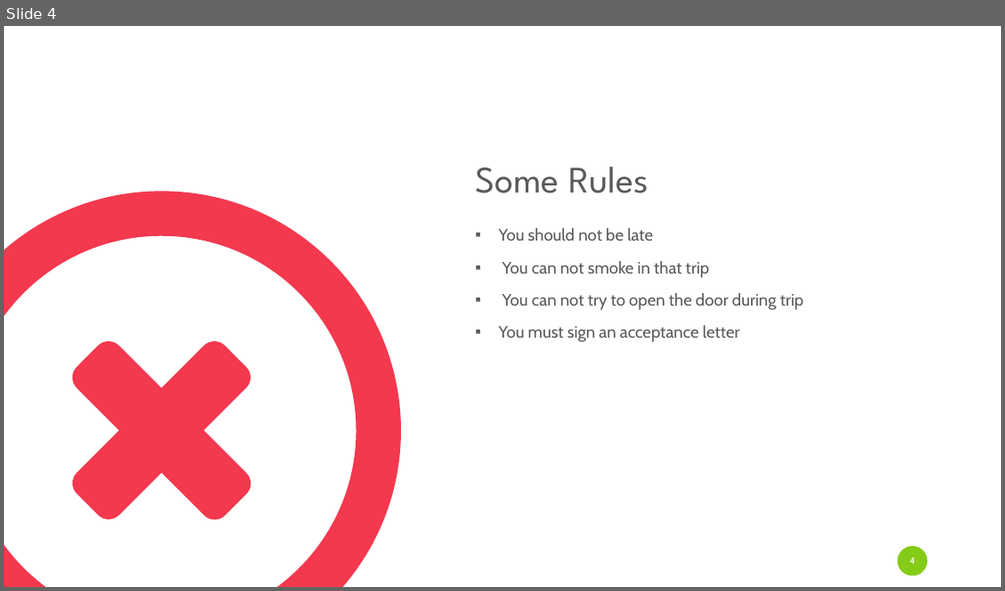
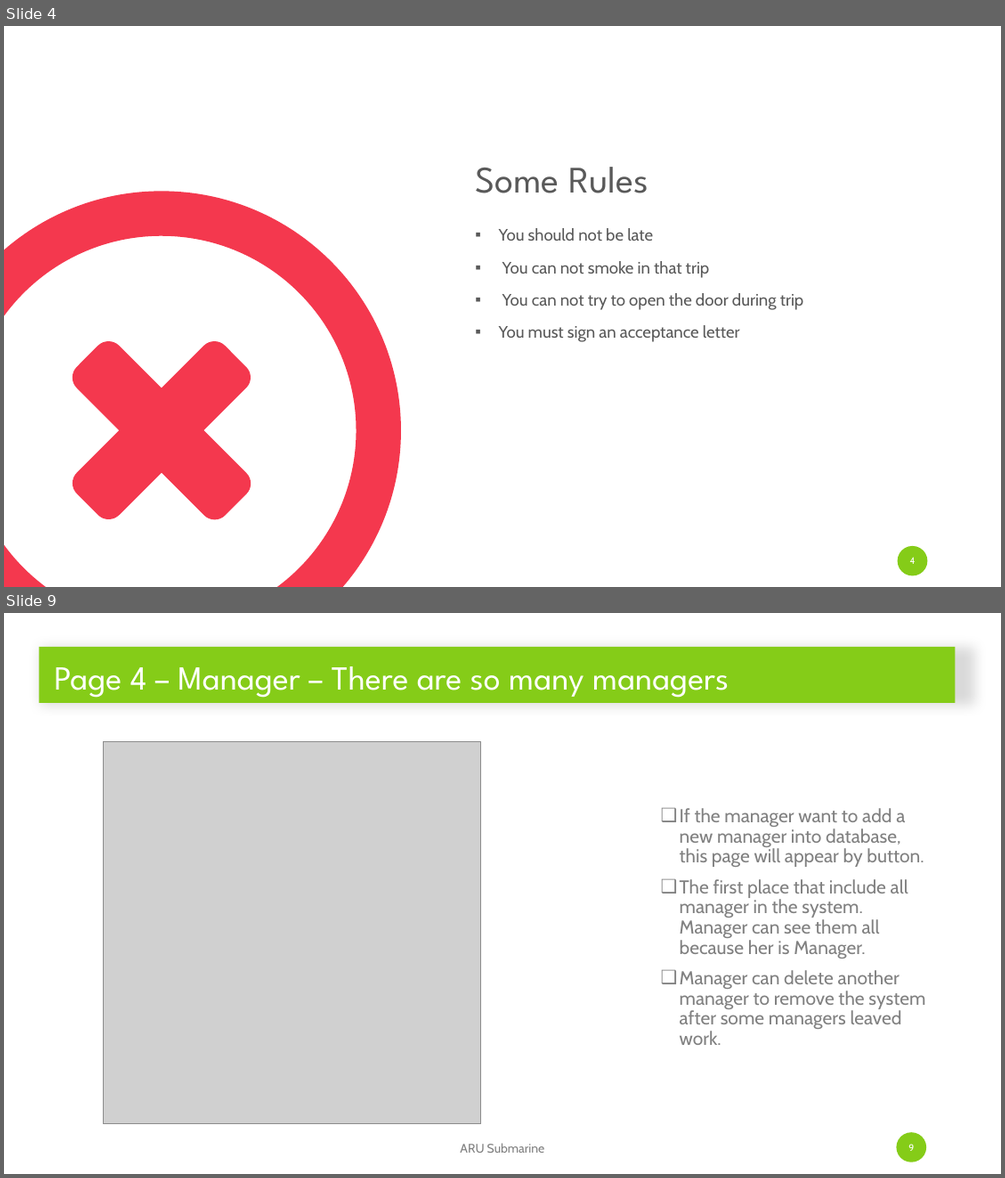
Before and after one commit to mustafaberat/ARU-Submarine, a slide deck: Presentation/ARUSubmarinePresentation.pptx. Shown one above the other, each under a label of ours: slide 4 before the commit, slides 4 and 9 after it; the slides between them are not shown. The pictures are 1005x591 and 1005x1178 pixels, drawn with LibreOffice and Linux fonts; fonts in the diff are those of the drawing; grey boxes stand for pictures. Boxes give left, top, right and bottom in pixels: in the first picture for what was removed or moved away, otherwise in the second. Text is boxed around its words. In the diff, an @@ line names an element or a change of style, - is before the commit and + after.

```diff
--- a/Presentation/ARUSubmarinePresentation.pptx
+++ b/Presentation/ARUSubmarinePresentation.pptx
@@ slide 9 added at [4,613,1001,1174], background #FFFFFF @@
@@ title added at [39,647,955,703], fill #85CC18, 32.4 pt, text #FFFFFF @@
+Page 4 – Manager – There are so many managers
@@ picture added at [104,742,481,1124] @@
@@ text added at [680,808,925,1045], 18 pt, text #808080 @@
+❑ If the manager want to add a new manager into database, this page will appear by button.
+❑ The first place that include all manager in the system. Manager can see them all because her is Manager.
+❑ Manager can delete another manager to remove the system after some managers leaved work.
@@ text added at [460,1143,545,1152], 12 pt, text #808080 @@
+ARU Submarine
@@ page number added at [896,1132,926,1162], fill #85CC18, 9 pt, text #FFFFFF @@
+9
```
Also in this commit, not shown: 2 slides changed, 17 other slides added, 9 slides removed.
